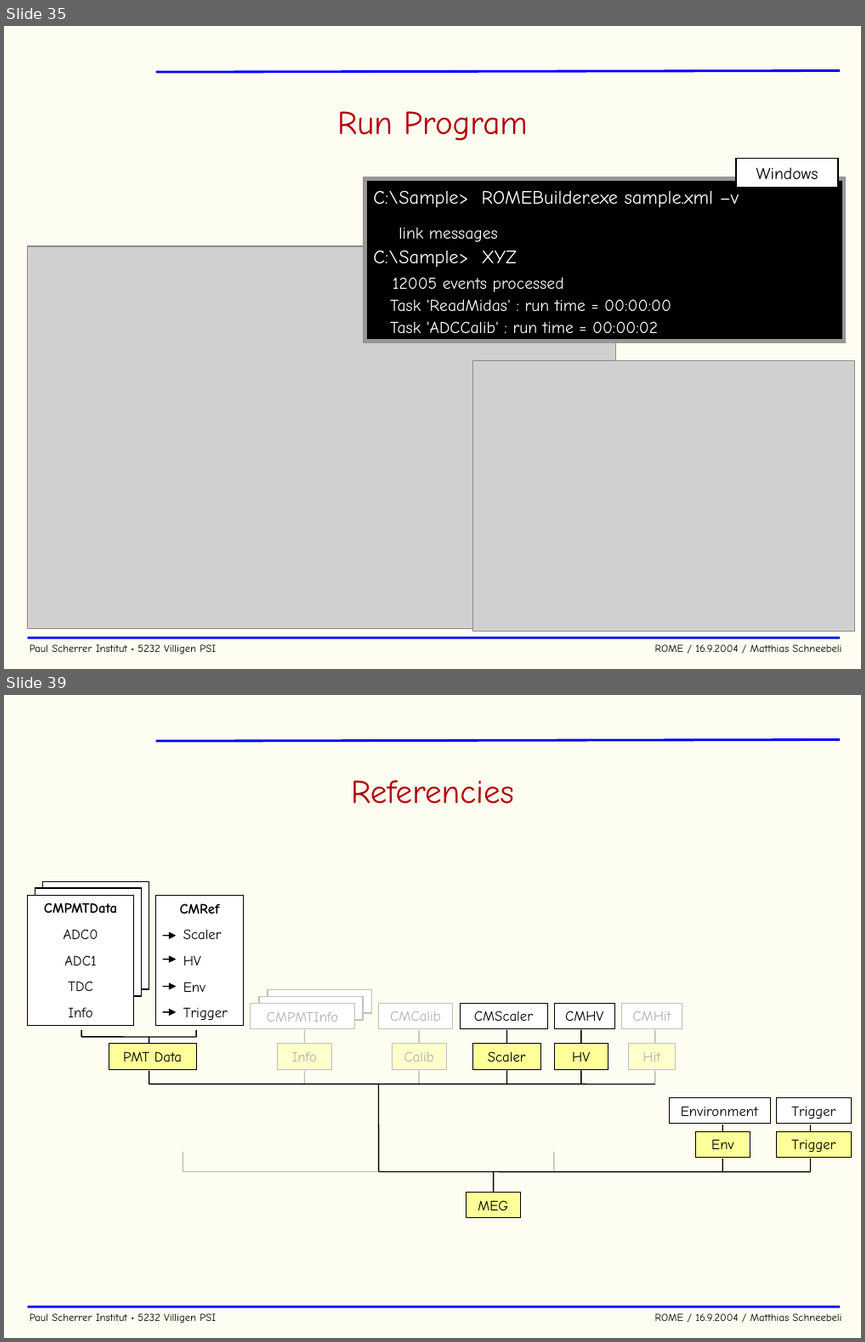
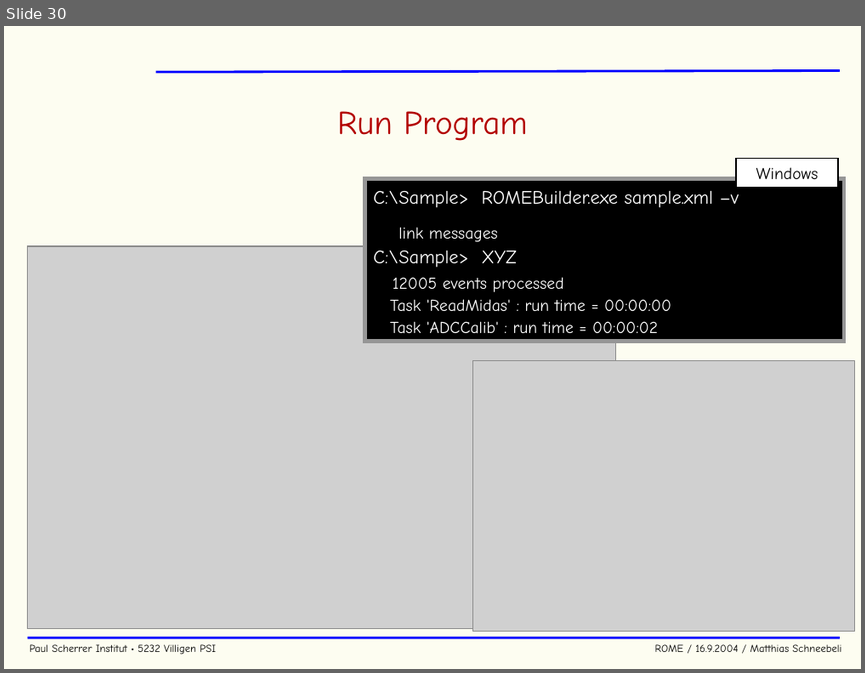
Before and after one commit to cjpl/rome, a slide deck: documentation/ROME.ppt. Shown one above the other, each under a label of ours: slides 35 and 39 before the commit, slide 30 after it; the slides between them are not shown. The pictures are 865x1342 and 865x673 pixels, drawn with LibreOffice and Linux fonts; fonts in the diff are those of the drawing; grey boxes stand for pictures; background and template pictures are left out. Boxes give left, top, right and bottom in pixels: in the first picture for what was removed or moved away, otherwise in the second. Text is boxed around its words. In the diff, an @@ line names an element or a change of style, - is before the commit and + after.

```diff
--- a/documentation/ROME.ppt
+++ b/documentation/ROME.ppt
@@ slide 39 removed at [4,695,861,1338], background #FDFDF1; not listed: 3 template elements that a slide beside it also shows @@
@@ title removed at [351,780,514,804] @@
-Referencies
@@ group removed at [27,882,851,1218]: 26 lines, 22 rectangles, 4 arrows @@
-CMHit
-Hit
-CMPMTInfo
-Info
-CMCalib
-Calib
-CMScaler
-Scaler
-CMHV
-HV
-Environment
-Env
-Trigger
-Trigger
-MEG
-PMT Data
-CMPMTData
-ADC0
-ADC1
-TDC
-Info
-CMRef
-Scaler
-HV
-Env
-Trigger
@@ what was slide 35 is now slide 30 @@
```
Also in this commit, not shown: 5 slides changed, 7 slides added, 6 other slides removed.
